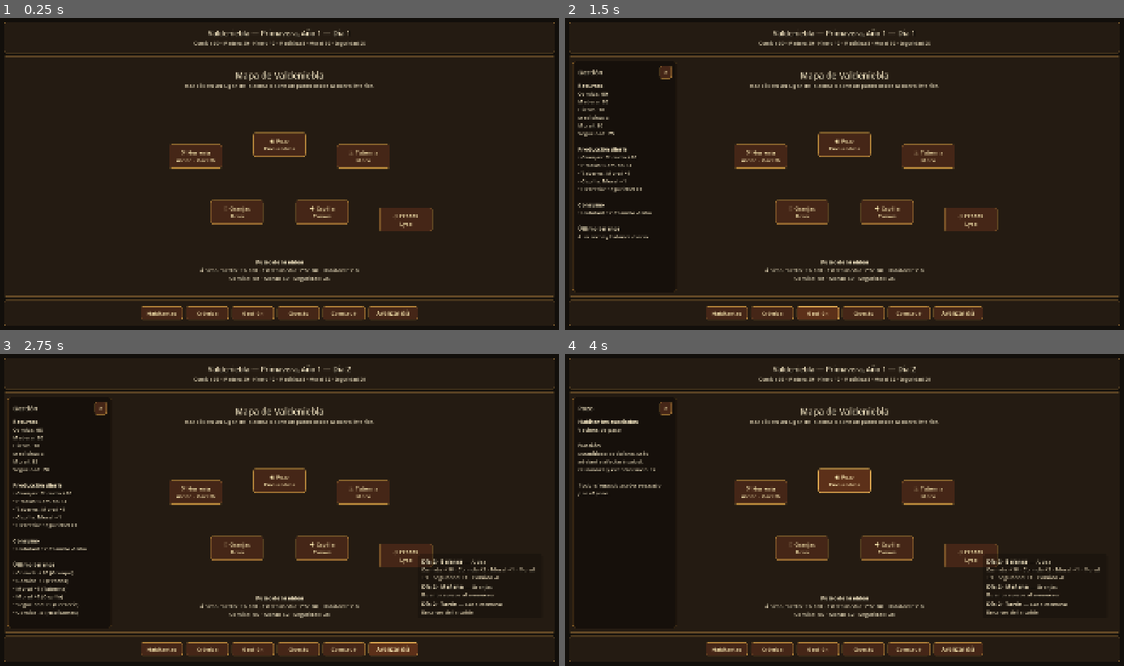
Above: before the commit, frames 1-4 (two rows, left to right).
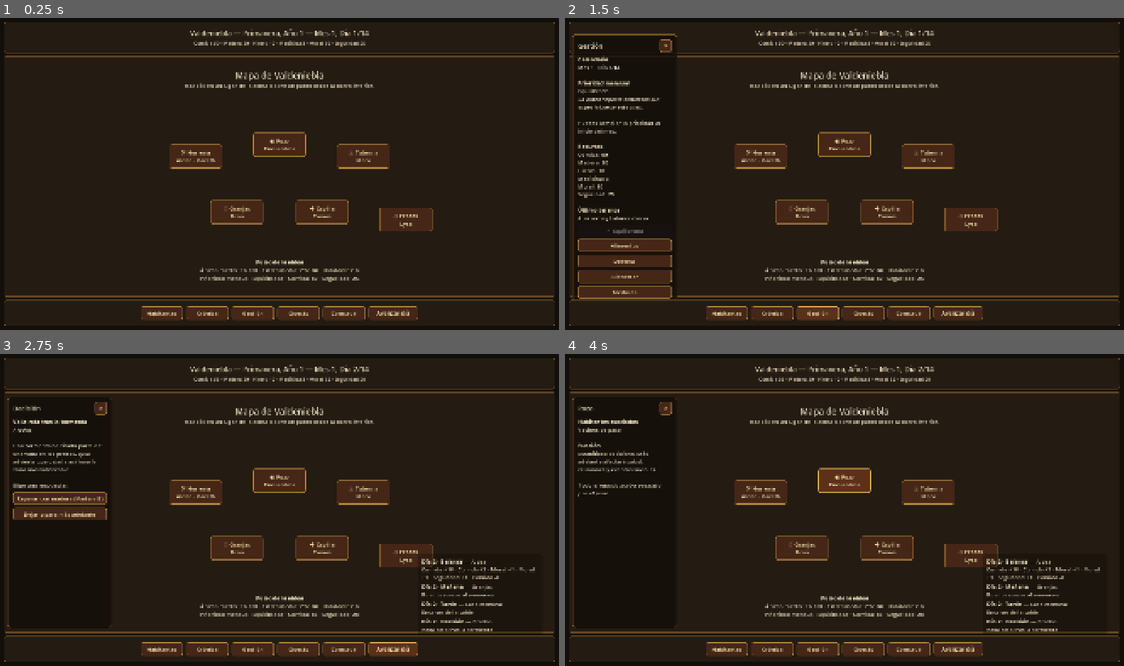
Above: after the commit, the same moments.

Repository: Nachobt98/valdeniebla
Game: Godot game, scene res://main.tscn
Same seed, same stepped clock (60 frames per second), same inputs: the game is played once before the commit and once after it.
Inputs:
- Up to frame 1 (0.25 s): no input
- Up to frame 2 (1.5 s): click "Crónica" at 0.5 s; click "Gestión" at 1.25 s
- Up to frame 3 (2.75 s): click "Avanzar día" at 2 s
- Up to frame 4 (4 s): click "⚒ Herrería Aldric · Gareth" at 2.75 s; click "◉ Pozo Encuentros" at 3.5 s

The runs differ from the first frame. In frame 1, 0.5% of the frame differs, in the area x 33-67%, y 3-85%; in frame 2, 6.2%, in the area x 1-67%, y 3-91%; in frame 3, 3.8%; in frame 4, 0.9%.

Commit message:
Connect monthly strategy and decision events to UI

Diff:
--- a/main.gd
+++ b/main.gd
@@ -3,6 +3,8 @@
 const NPCDatabase = preload("res://data/npc_database.gd")
 const EventDatabase = preload("res://data/event_database.gd")
 const ResourceDatabase = preload("res://data/resource_database.gd")
+const MonthlyStrategyDatabase = preload("res://data/monthly_strategy_database.gd")
+const DecisionEventDatabase = preload("res://data/decision_event_database.gd")
 const VillageState = preload("res://scripts/village_state.gd")
 const EventSystem = preload("res://scripts/event_system.gd")
 const DiarySystem = preload("res://scripts/diary_system.gd")
@@ -11,6 +13,7 @@
 const EVENT_FEED_LIFETIME := 5.0
 const EVENT_FEED_FADE_TIME := 1.25
 const MAX_VISIBLE_EVENT_FEED_MESSAGES := 4
+const DECISION_EVENT_CHANCE := 0.35
 
 var selected_npc_id: String = "aldric"
 var village_state := VillageState.new()
@@ -19,6 +22,7 @@
 var event_feed_panel: PanelContainer
 var event_feed_container: VBoxContainer
 var event_feed_empty_label: RichTextLabel
+var dynamic_context_buttons: Array[Button] = []
 
 @onready var title_label: Label = $RootMargin/RootLayout/TopBar/TopBarMargin/TopBarContent/TitleLabel
 @onready var top_stats_label: Label = $RootMargin/RootLayout/TopBar/TopBarMargin/TopBarContent/TopStatsLabel
@@ -27,6 +31,7 @@
 
 @onready var context_panel: PanelContainer = $RootMargin/RootLayout/GameArea/ContextPanel
 @onready var context_title_label: Label = $RootMargin/RootLayout/GameArea/ContextPanel/ContextMargin/ContextContent/ContextHeader/ContextTitleLabel
+@onready var context_content: VBoxContainer = $RootMargin/RootLayout/GameArea/ContextPanel/ContextMargin/ContextContent
 @onready var context_text_label: RichTextLabel = $RootMargin/RootLayout/GameArea/ContextPanel/ContextMargin/ContextContent/ContextTextLabel
 @onready var npc_list: ItemList = $RootMargin/RootLayout/GameArea/ContextPanel/ContextMargin/ContextContent/NPCList
 @onready var npc_info_label: RichTextLabel = $RootMargin/RootLayout/GameArea/ContextPanel/ContextMargin/ContextContent/NPCInfoLabel
@@ -47,7 +52,12 @@
 @onready var pastures_button: Button = $RootMargin/RootLayout/GameArea/MapPanel/MapContent/PasturesButton
 
 func _ready() -> void:
-	village_state.setup(NPCDatabase.get_npc_order(), NPCDatabase.get_initial_npcs(), ResourceDatabase.get_initial_resources())
+	village_state.setup(
+		NPCDatabase.get_npc_order(),
+		NPCDatabase.get_initial_npcs(),
+		ResourceDatabase.get_initial_resources(),
+		MonthlyStrategyDatabase.get_default_strategy_id()
+	)
 	event_system.setup(EventDatabase.get_events())
 	diary_system.setup_initial_entry()
 	populate_npc_list()
@@ -159,8 +169,12 @@
 	context_panel.visible = false
 
 func _on_advance_day_pressed() -> void:
+	if village_state.has_pending_decision():
+		show_decision_panel()
+		add_event_feed_entry("Decisión pendiente", {"location": "Aldea", "title": "Resuelve la decisión antes de avanzar"})
+		return
 	village_state.advance_day()
-	village_state.apply_daily_economy(ResourceDatabase)
+	village_state.apply_daily_economy(ResourceDatabase, MonthlyStrategyDatabase)
 	diary_system.add_daily_economy_entry(village_state)
 	add_event_feed_entry("Balance", {"location": "Aldea", "title": get_daily_resource_feed_summary()})
 	for time_name in DAY_TIMES:
@@ -168,11 +182,51 @@
 		event_system.apply_event(event_data, village_state)
 		diary_system.add_entry(time_name, event_data, village_state)
 		add_event_feed_entry(time_name, event_data)
+	try_spawn_decision_event()
 	update_all_ui()
-	if context_panel.visible and context_title_label.text == "Gestión":
+	refresh_open_context_panel()
+
+func try_spawn_decision_event() -> void:
+	if village_state.has_pending_decision():
+		return
+	if randf() > DECISION_EVENT_CHANCE:
+		return
+	var event_data := pick_decision_event()
+	if event_data.is_empty():
+		return
+	village_state.set_pending_decision(event_data)
+	add_event_feed_entry("Decisión", {"location": event_data.get("location", "Aldea"), "title": event_data.get("title", "Nueva decisión")})
+	show_decision_panel()
+
+func pick_decision_event() -> Dictionary:
+	var candidates: Array[Dictionary] = []
+	var total_weight := 0.0
+	for event_data: Dictionary in DecisionEventDatabase.get_decision_events():
+		var cooldown_days: int = int(event_data.get("cooldown_days", 0))
+		if village_state.days_since_decision_event(event_data.get("id", "")) < cooldown_days:
+			continue
+		var weight := float(event_data.get("weight", 1.0))
+		candidates.append({"event": event_data, "weight": weight})
+		total_weight += weight
+	if candidates.is_empty():
+		return {}
+	var roll := randf() * total_weight
+	var cursor := 0.0
+	for candidate: Dictionary in candidates:
+		cursor += float(candidate["weight"])
+		if roll <= cursor:
+			return candidate["event"]
+	return candidates[candidates.size() - 1]["event"]
+
+func refresh_open_context_panel() -> void:
+	if not context_panel.visible:
+		return
+	if context_title_label.text == "Gestión":
 		show_management_panel()
-	elif context_panel.visible and context_title_label.text == "Crónica":
+	elif context_title_label.text == "Crónica":
 		show_chronicle_panel()
+	elif context_title_label.text == "Decisión":
+		show_decision_panel()
 
 func get_daily_resource_feed_summary() -> String:
 	var chunks: Array[String] = []
@@ -245,10 +299,12 @@
 		update_npc_panel()
 
 func update_title() -> void:
-	title_label.text = "Valdeniebla — %s, Año %d — Día %d" % [
+	title_label.text = "Valdeniebla — %s, Año %d — Mes %d, Día %d/%d" % [
 		village_state.season,
 		village_state.year,
-		village_state.day
+		village_state.month,
+		village_state.day_of_month,
+		village_state.DAYS_PER_MONTH
 	]
 	top_stats_label.text = "Comida %d · Madera %d · Hierro %d · Medicina %d · Moral %d · Seguridad %d" % [
 		village_state.get_resource("comida"),
@@ -262,16 +318,23 @@
 func update_map_status() -> void:
 	var average_mood := village_state.get_average_state("ánimo")
 	var average_stress := village_state.get_average_state("estrés")
-	map_status_label.text = "[center][b]Pulso de la aldea[/b]\nÁnimo medio: %d/100 · Estrés medio: %d/100 · Habitantes: %d\nComida: %d · Moral: %d · Seguridad: %d[/center]" % [
+	map_status_label.text = "[center][b]Pulso de la aldea[/b]\nÁnimo medio: %d/100 · Estrés medio: %d/100 · Habitantes: %d\nPrioridad mensual: %s · Comida: %d · Seguridad: %d[/center]" % [
 		average_mood,
 		average_stress,
 		village_state.npc_order.size(),
+		MonthlyStrategyDatabase.get_strategy_name(village_state.current_strategy_id),
 		village_state.get_resource("comida"),
-		village_state.get_resource("moral"),
 		village_state.get_resource("seguridad")
 	]
 
+func clear_dynamic_context_buttons() -> void:
+	for button: Button in dynamic_context_buttons:
+		if is_instance_valid(button):
+			button.queue_free()
+	dynamic_context_buttons.clear()
+
 func reset_context_text_layout() -> void:
+	clear_dynamic_context_buttons()
 	context_text_label.scroll_active = false
 	context_text_label.fit_content = true
 	context_text_label.custom_minimum_size = Vector2(320, 118)
@@ -290,6 +353,16 @@
 		npc_list.ensure_current_is_visible()
 		update_npc_panel()
 
+func add_context_button(text: String, callback: Callable, disabled: bool = false) -> Button:
+	var button := Button.new()
+	button.text = text
+	button.disabled = disabled
+	button.custom_minimum_size = Vector2(0, 38)
+	button.pressed.connect(callback)
+	context_content.add_child(button)
+	dynamic_context_buttons.append(button)
+	return button
+
 func show_people_panel() -> void:
 	show_context(
 		"Habitantes",
@@ -298,6 +371,7 @@
 	)
 
 func show_chronicle_panel() -> void:
+	clear_dynamic_context_buttons()
 	context_panel.visible = true
 	context_title_label.text = "Crónica"
 	context_text_label.visible = true
@@ -311,16 +385,31 @@
 
 func show_management_panel() -> void:
 	show_context("Gestión", get_management_panel_text(), false)
+	if village_state.is_start_of_month():
+		for strategy_id: String in MonthlyStrategyDatabase.get_strategy_order():
+			var strategy_name := MonthlyStrategyDatabase.get_strategy_name(strategy_id)
+			var is_current := strategy_id == village_state.current_strategy_id
+			add_context_button(strategy_name if not is_current else "✓ %s" % strategy_name, func(id := strategy_id): set_monthly_strategy(id), is_current)
+
+func set_monthly_strategy(strategy_id: String) -> void:
+	if not village_state.is_start_of_month():
+		return
+	village_state.set_monthly_strategy(strategy_id)
+	add_event_feed_entry("Estrategia", {"location": "Casa comunal", "title": "Prioridad mensual: %s" % MonthlyStrategyDatabase.get_strategy_name(strategy_id)})
+	show_management_panel()
+	update_all_ui()
 
 func get_management_panel_text() -> String:
-	var text := "[b]Recursos[/b]\n"
+	var strategy := MonthlyStrategyDatabase.get_strategy(village_state.current_strategy_id)
+	var text := "[b]Calendario[/b]\nMes %d · Día %d/%d\n\n" % [village_state.month, village_state.day_of_month, village_state.DAYS_PER_MONTH]
+	text += "[b]Prioridad mensual[/b]\n%s\n[i]%s[/i]\n" % [strategy.get("name", "Equilibrada"), strategy.get("description", "")]
+	if village_state.is_start_of_month():
+		text += "\nPuedes cambiar la prioridad al inicio del mes.\n"
+	else:
+		text += "\nLa prioridad se podrá cambiar al comenzar el próximo mes.\n"
+	text += "\n[b]Recursos[/b]\n"
 	for resource_name: String in ResourceDatabase.get_resource_order():
 		text += "%s: %d\n" % [String(ResourceDatabase.get_resource_labels().get(resource_name, resource_name)), village_state.get_resource(resource_name)]
-	text += "\n[b]Producción diaria[/b]\n"
-	for rule: Dictionary in ResourceDatabase.get_daily_production_rules():
-		text += "• %s: %s %+d\n" % [String(rule["source"]), String(rule["resource"]).capitalize(), int(rule["delta"])]
-	text += "\n[b]Consumo[/b]\n"
-	text += "• Habitantes: Comida -%d/día\n" % village_state.npc_order.size()
 	text += "\n[b]Último balance[/b]\n"
 	if village_state.last_daily_resource_changes.is_empty():
 		text += "Aún no hay balance diario."
@@ -328,6 +417,42 @@
 		for change: Dictionary in village_state.last_daily_resource_changes:
 			text += "• %s %+d (%s)\n" % [String(change["resource"]).capitalize(), int(change["delta"]), String(change.get("source", "aldea"))]
 	return text
+
+func show_decision_panel() -> void:
+	if not village_state.has_pending_decision():
+		return
+	var event_data: Dictionary = village_state.pending_decision_event
+	show_context("Decisión", "[b]%s[/b]\n[i]%s[/i]\n\n%s\n\nElige una respuesta:" % [event_data.get("title", "Decisión"), event_data.get("location", "Aldea"), event_data.get("description", "")], false)
+	for option_index in range(event_data.get("options", []).size()):
+		var option_data: Dictionary = event_data["options"][option_index]
+		var requirements: Dictionary = option_data.get("requirements", {})
+		var can_pay := village_state.can_pay_requirements(requirements)
+		var label := String(option_data.get("label", "Opción"))
+		if not requirements.is_empty():
+			label += " (%s)" % format_requirements(requirements)
+		add_context_button(label, func(index := option_index): resolve_decision_option(index), not can_pay)
+
+func resolve_decision_option(option_index: int) -> void:
+	if not village_state.has_pending_decision():
+		return
+	var event_data: Dictionary = village_state.pending_decision_event
+	var options: Array = event_data.get("options", [])
+	if option_index < 0 or option_index >= options.size():
+		return
+	var option_data: Dictionary = options[option_index]
+	if not village_state.can_pay_requirements(option_data.get("requirements", {})):
+		return
+	village_state.apply_decision_option(option_data)
+	diary_system.add_decision_entry(event_data, option_data, village_state)
+	add_event_feed_entry("Decisión", {"location": event_data.get("location", "Aldea"), "title": option_data.get("result_text", "Decisión resuelta")})
+	update_all_ui()
+	show_chronicle_panel()
+
+func format_requirements(requirements: Dictionary) -> String:
+	var chunks: Array[String] = []
+	for resource_name: String in requirements.keys():
+		chunks.append("%s %d" % [String(resource_name).capitalize(), int(requirements[resource_name])])
+	return ", ".join(chunks)
 
 func show_quests_panel() -> void:
 	show_context(
